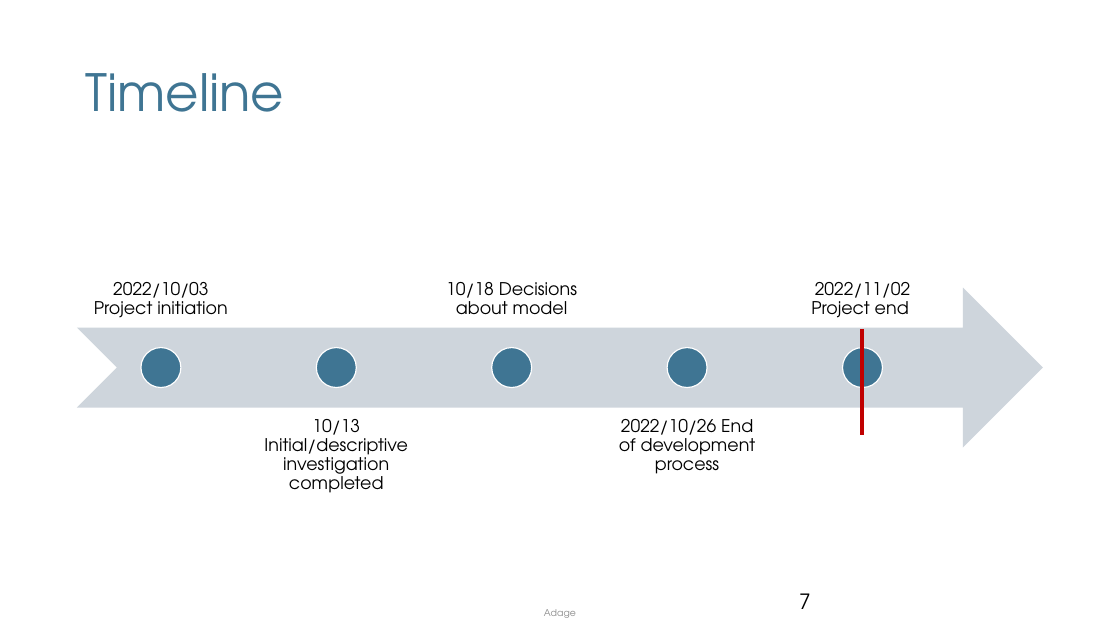
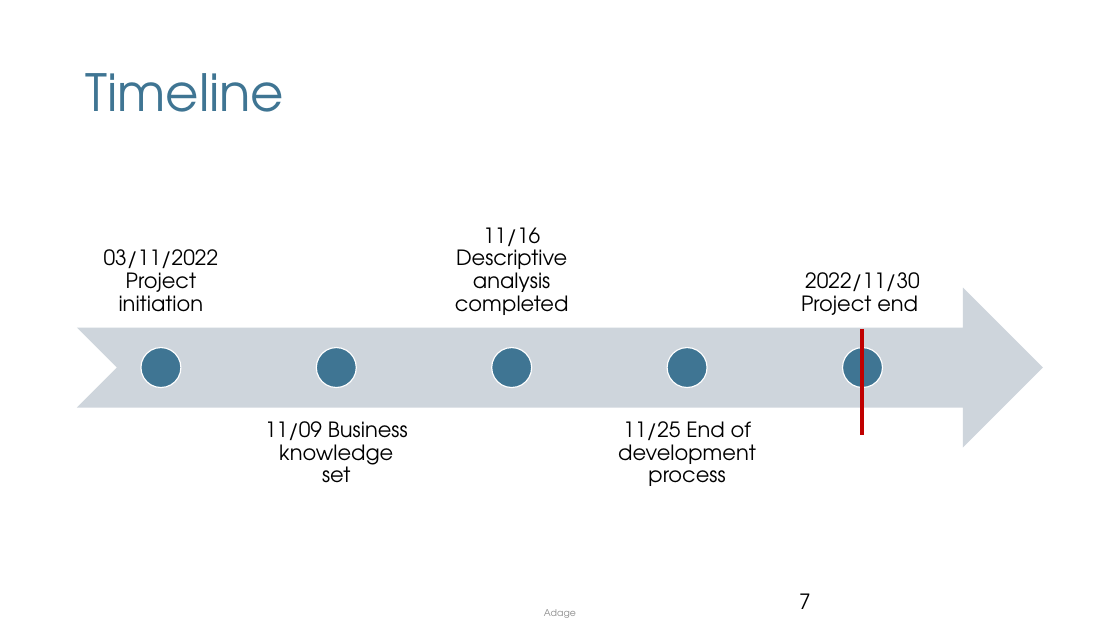
Before and after one commit to mnikolop/case2-IBM-HR, a slide deck: slide 7 of presentations/Deliverable.pptx. Drawn at 1120x630 pixels with LibreOffice and Linux fonts; fonts in the diff are those of the drawing; background and template pictures are left out. Boxes give left, top, right and bottom in pixels: in the first picture for what was removed or moved away, otherwise in the second. Text is boxed around its words. In the diff, an @@ line names an element or a change of style, - is before the commit and + after.

```diff
--- a/presentations/Deliverable.pptx
+++ b/presentations/Deliverable.pptx
@@ text at [455,227,569,315]: text changed; size 15 to 18 pt @@
-10/18 Decisions about model
+11/16 Descriptive analysis completed
@@ text at [104,249,219,312]: text changed; size 15 to 18 pt @@
-2022/10/03 Project initiation
+03/11/2022 Project initiation
@@ text at [801,272,920,315]: text changed; size 15 to 18 pt @@
-2022/11/02 Project end
+2022/11/30 Project end
@@ text at [265,421,408,483]: text changed; size 15 to 18 pt @@
-10/13 Initial/descriptive investigation completed
+11/09 Business knowledge set
@@ text at [618,421,756,486]: text changed; size 15 to 18 pt @@
-2022/10/26 End of development process
+11/25 End of development process
```
Also in this commit, not shown: 2 other slides changed, 7 slides added, 5 slides removed, 3 other files.
